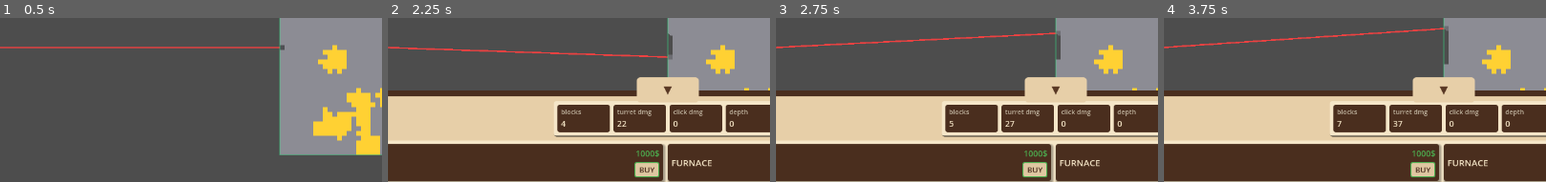
Above: before the commit, frames 1-4 (left to right).
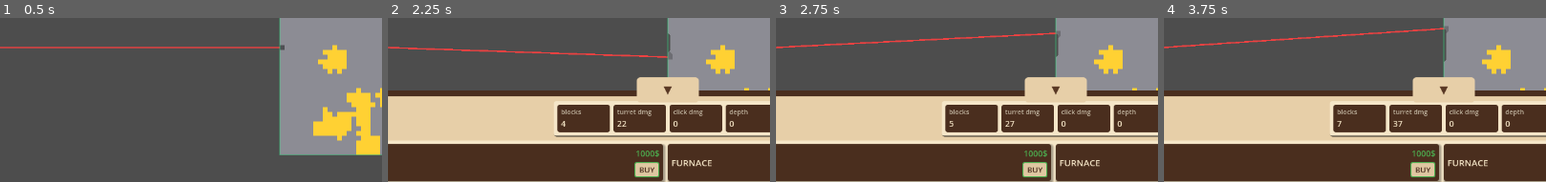
Above: after the commit, the same moments.

Repository: caboyd/blast_game
Game: Godot game, scene res://scenes/Main.tscn
The game is run twice, just before and just after one commit, with the same random seed, the same clock (stepped at 60 frames per second) and the same inputs.
Inputs:
- Up to frame 1 (0.5 s): no input
- Up to frame 2 (2.25 s): click "▲" at 0.5 s; click "▼" at 1.25 s; click "▲" at 2 s
- Up to frame 3 (2.75 s): no input
- Up to frame 4 (3.75 s): click "▼" at 2.75 s; click "▲" at 3.5 s
The pictures show only the part of the screen within x 13-63%, y 26-76%; the shares and areas given below are measured in that part.

Frame 1 is identical in both runs. In frame 2, less than 0.1% of the frame differs, in the area x 73-75%, y 10-23%; in frame 3, 0.1%; in frame 4, 0.2%, in the area x 73-75%, y 8-29%.

Commit message:
Fix bug with hp values breaking marching square rendering

Diff:
--- a/shaders/destructible_target_marching.gdshader
+++ b/shaders/destructible_target_marching.gdshader
@@ -166,7 +166,7 @@
 	}
 
 	vec2 p = UV * vec2(float(ts.x), float(ts.y));
-	p = min(max(p, vec2(0.0)), vec2(float(ts.x)) - vec2(1e-4));
+	p = min(max(p, vec2(0.0)), vec2(float(ts.x), float(ts.y)) - vec2(1e-4));
 
 	ivec2 cell = ivec2(floor(p));
 	vec2 f = fract(p);
@@ -212,9 +212,37 @@
 		discard;
 	}
 
-	vec4 td = texelFetch(type_tex, cell, 0);
 	int tc1 = max(type_count - 1, 0);
 	float tid_hi = float(tc1);
+
+	vec4 td = texelFetch(type_tex, cell, 0);
+	ivec2 cc = cell;
+	// Empty/depleted center: color from nearest of 8 neighbors that still has hp.
+	if (td.g <= 0.01) {
+		float best_d2 = 1.0e9;
+		for (int dy = -1; dy <= 1; dy++) {
+			for (int dx = -1; dx <= 1; dx++) {
+				if (dx == 0 && dy == 0) {
+					continue;
+				}
+				ivec2 u = cell + ivec2(dx, dy);
+				if (u.x < 0 || u.y < 0 || u.x >= ts.x || u.y >= ts.y) {
+					continue;
+				}
+				vec4 tn = texelFetch(type_tex, u, 0);
+				if (tn.g <= 0.01) {
+					continue;
+				}
+				vec2 ctr = vec2(float(u.x) + 0.5, float(u.y) + 0.5);
+				float d2 = dot(p - ctr, p - ctr);
+				if (d2 < best_d2) {
+					best_d2 = d2;
+					td = tn;
+					cc = u;
+				}
+			}
+		}
+	}
 	int tid = int(clamp(round(td.r * 255.0), 0.0, tid_hi));
 	vec4 base_color = type_colors[tid];
 	float hp_ratio = clamp(td.g, 0.0, 1.0);
@@ -227,7 +255,7 @@
 			continue;
 		}
 		ivec2 hc = ivec2(int(hcv.x + 0.5), int(hcv.y + 0.5));
-		if (cell == hc) {
+		if (cc == hc) {
 			COLOR = mix(COLOR, highlight_tint, highlight_mix);
 			break;
 		}
